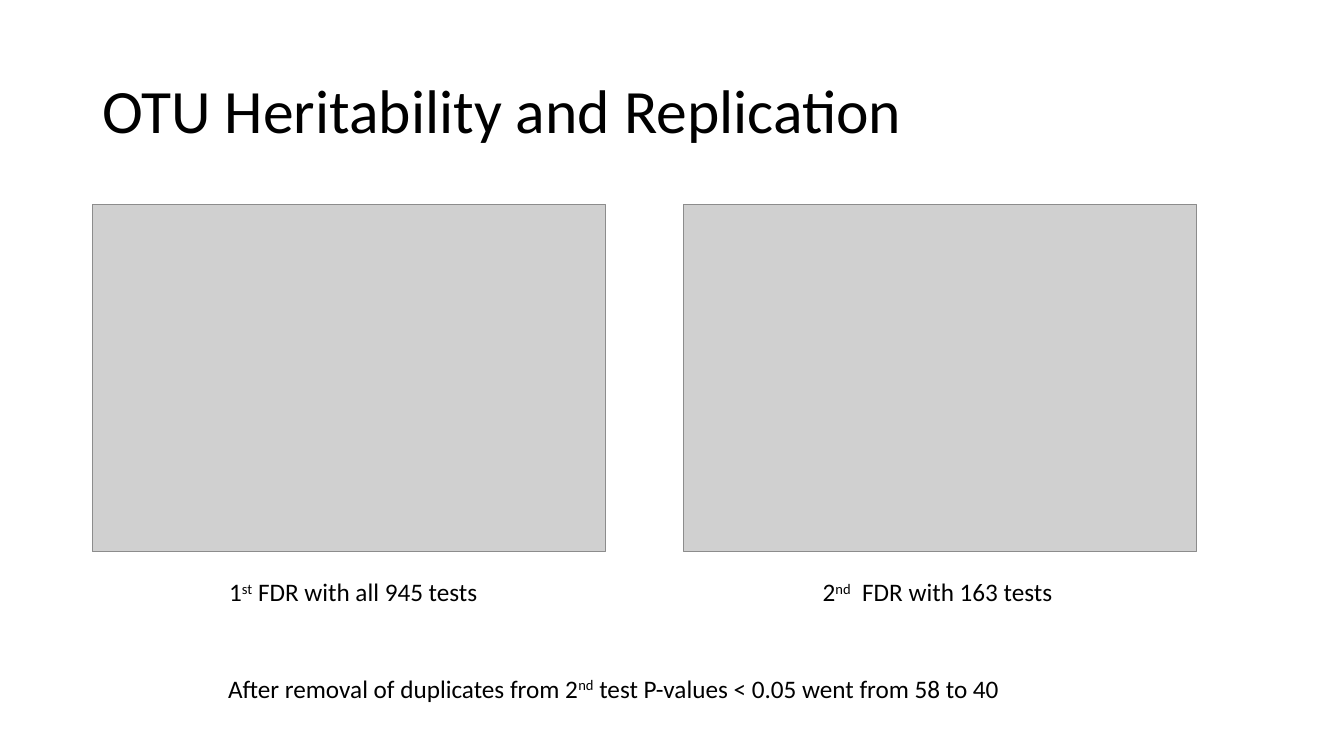
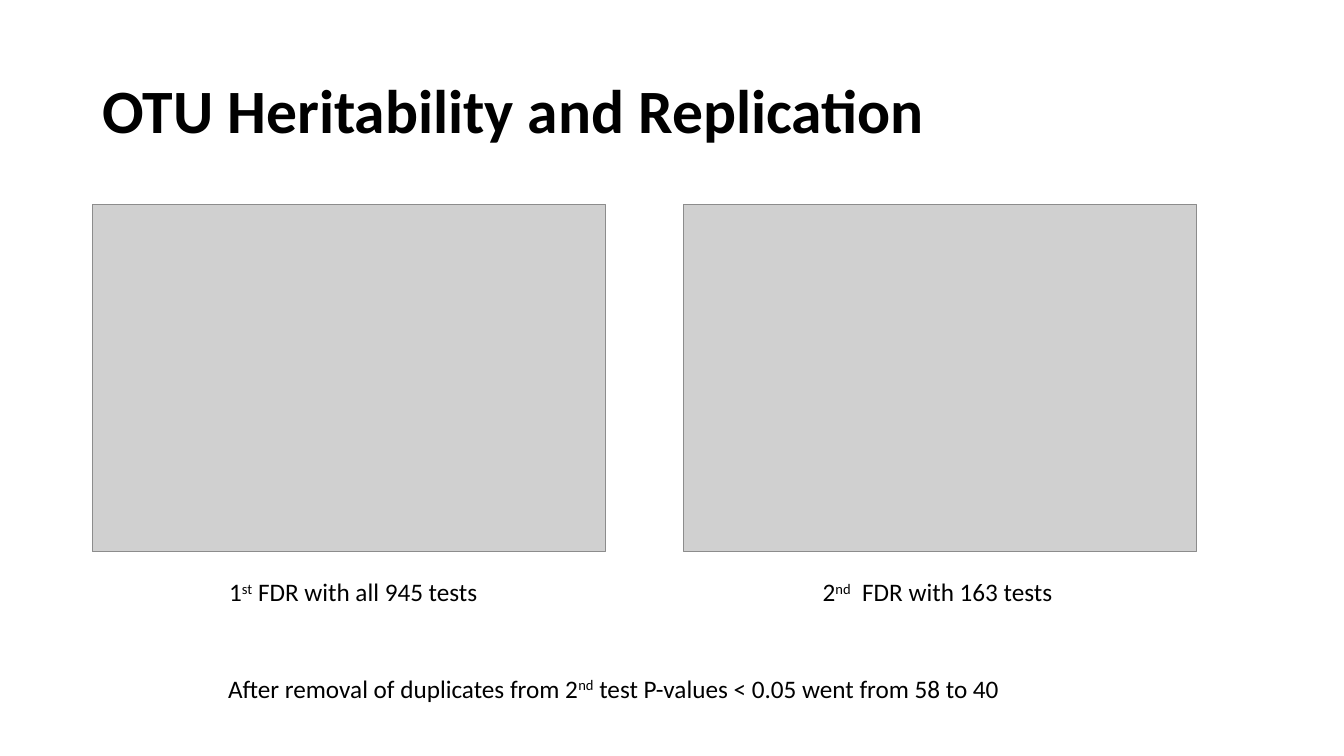
Before and after one commit to marcsze/SchlossLabPresentations, a slide deck: slide 8 of 2016_07_14/genetic_determinants_journal_club.pptx. Drawn at 1344x756 pixels with LibreOffice and Linux fonts; fonts in the diff are those of the drawing; grey boxes stand for pictures. Boxes give left, top, right and bottom in pixels: in the first picture for what was removed or moved away, otherwise in the second. Text is boxed around its words. In the diff, an @@ line names an element or a change of style, - is before the commit and + after.

```diff
--- a/2016_07_14/genetic_determinants_journal_club.pptx
+++ b/2016_07_14/genetic_determinants_journal_club.pptx
@@ title "OTU Heritability and Replication" at [102,89,923,143]: bold on @@
```
Also in this commit, not shown: 9 other slides changed, 2 slides added, 1 slide removed, 1 other file.
